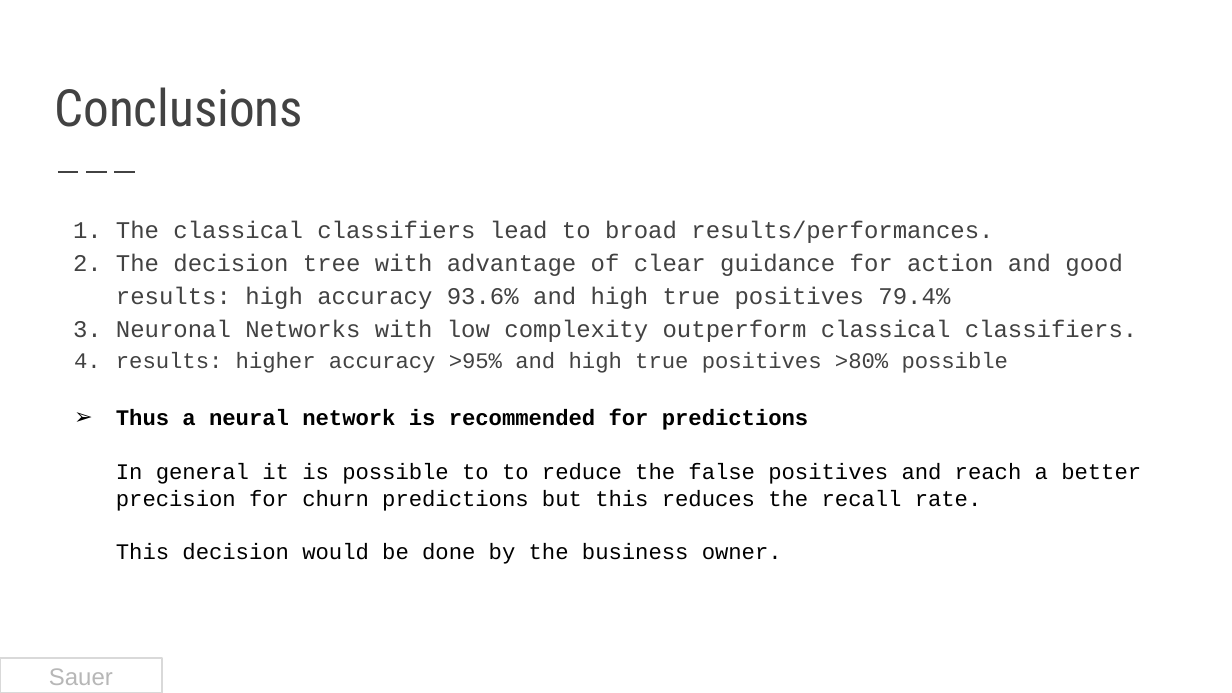
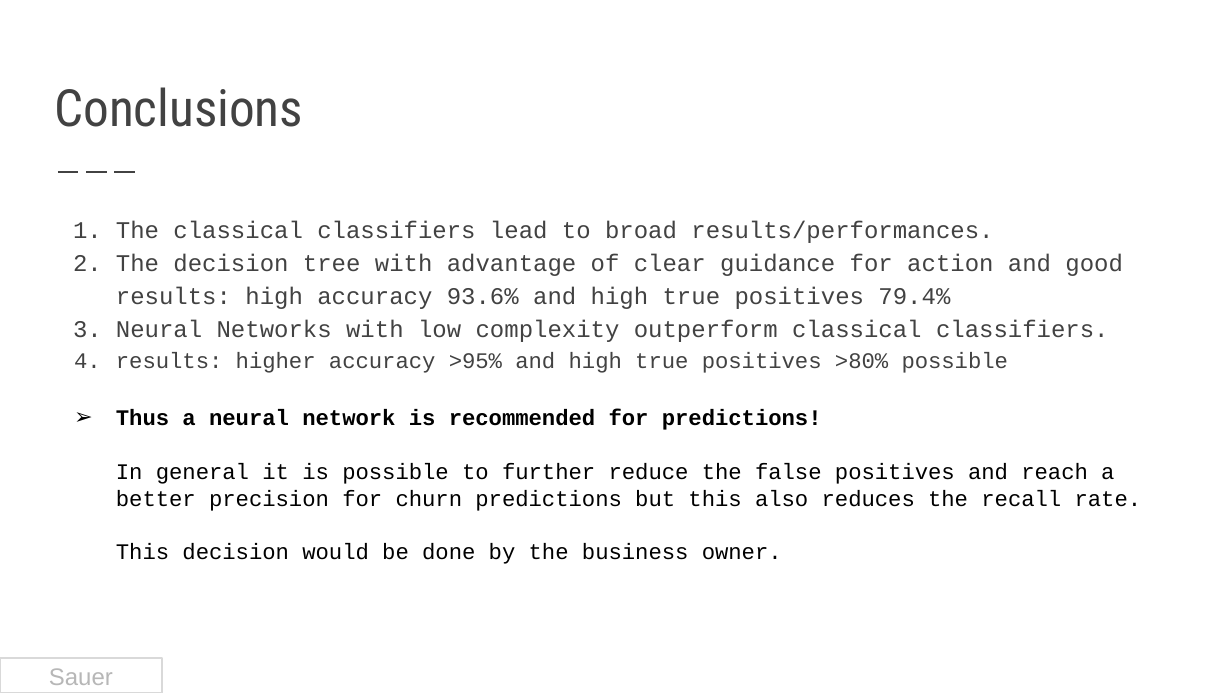
Before and after one commit to Parn1984/AIDA-Project-Team-C, a slide deck: slide 16 of documentation/AIDA Project - Customer Churn.pptx. Drawn at 1232x693 pixels with LibreOffice and Linux fonts; fonts in the diff are those of the drawing. Boxes give left, top, right and bottom in pixels: in the first picture for what was removed or moved away, otherwise in the second. Text is boxed around its words. In the diff, an @@ line names an element or a change of style, - is before the commit and + after.

```diff
--- a/documentation/AIDA Project - Customer Churn.pptx
+++ b/documentation/AIDA Project - Customer Churn.pptx
@@ text at (116,320,1109,342): text changed @@
-3. Neuronal Networks with low complexity outperform classical classifiers.
+3. Neural Networks with low complexity outperform classical classifiers.
@@ text at (116,409,1142,511): text changed @@
-➢ Thus a neural network is recommended for predictions
-In general it is possible to to reduce the false positives and reach a better precision for churn predictions but this reduces the recall rate.
+➢ Thus a neural network is recommended for predictions!
+In general it is possible to further reduce the false positives and reach a better precision for churn predictions but this also reduces the recall rate.
```
Also in this commit, not shown: 4 other slides changed, 1 other file.
